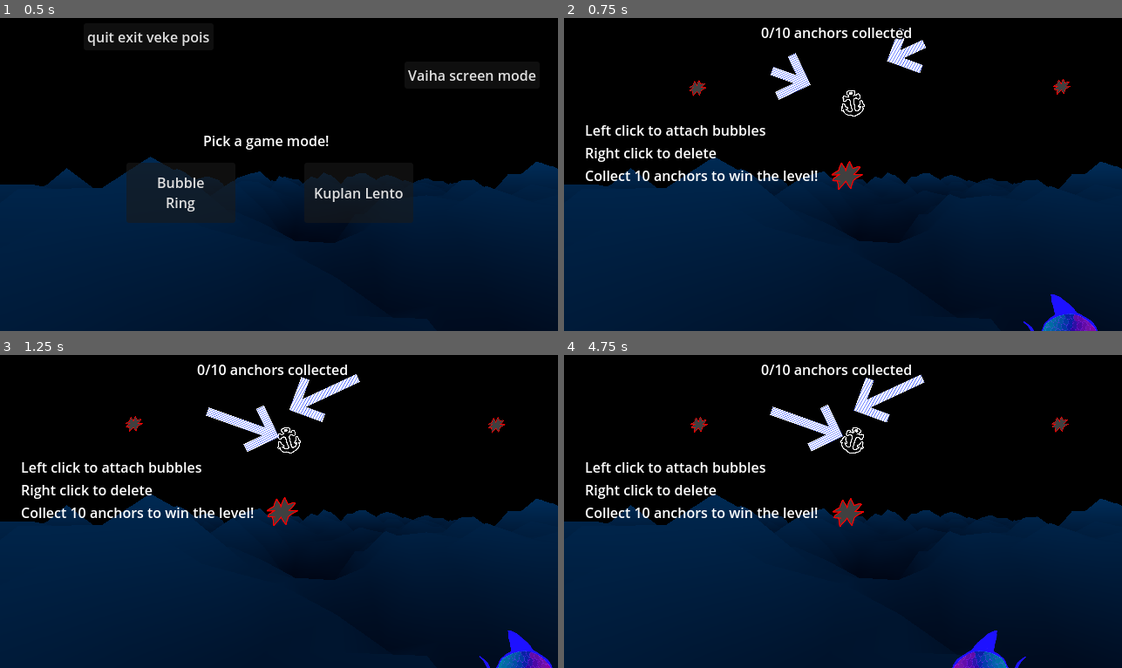
Above: before the commit, frames 1-4 (two rows, left to right).
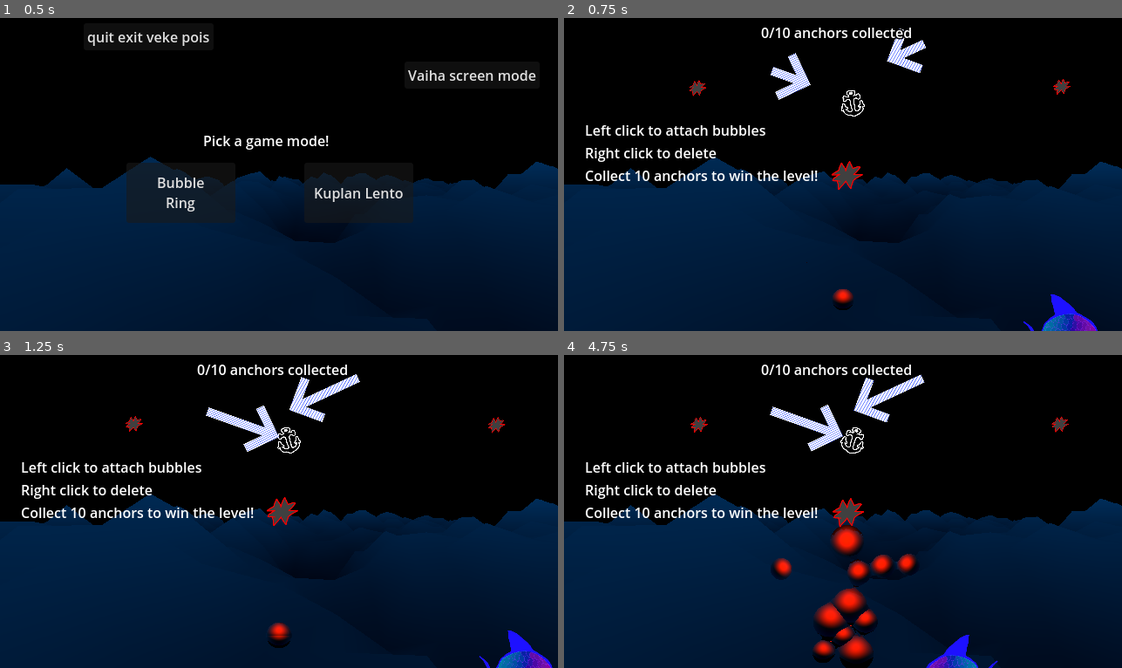
Above: after the commit, the same moments.

Repository: Raattis/ggj25
Game: Godot game, scene res://paavalikko.tscn
Two runs of this game, one before a commit and one after it. Both use one fixed random seed, a clock stepped at 60 frames per second and the inputs below. The engine's default icon, where the game draws it, is replaced by a stand-in: a white triangle on a blue panel in a dark square.
Inputs (mouse positions are in pixels of both pictures, inside the frame that each line leads up to):
- Up to frame 1 (0.5 s): no input
- Up to frame 2 (0.75 s): click "Bubble Ring" at 0.5 s
- Up to frame 3 (1.25 s): no input
- Up to frame 4 (4.75 s): tap Enter every 0.75 s from 1.25 to 4.25 s; move the mouse to (965, 495) at 1.27 s; hold Down (alas) 1.28-2 s; click (965, 495) at 1.42 s; drag from (731, 527) to (854, 442) at 2.02 s; move the mouse to (898, 442) at 2.77 s; hold E (kierräplus) 2.78-3.5 s; click (898, 442) at 2.92 s; drag from (815, 574) to (809, 420) at 3.52 s; move the mouse to (1010, 558) at 4.27 s; hold Tab (mode_switch) from 4.28 s (still down); click (1010, 558) at 4.42 s

Frame 1 is identical in both runs. In frame 2, 0.2% of the frame differs, in the area x 43-52%, y 77-94%; in frame 3, 0.2%; in frame 4, 4.1%, in the area x 37-83%, y 54-100%.
Error before the commit: Parse Error: Identifier "liike_nopeus" not declared in the current scope. (res://riku/cluster.gd:56)

Commit message:
undo deleted shit

Diff:
--- a/godot-project/riku/cluster.gd
+++ b/godot-project/riku/cluster.gd
@@ -8,6 +8,9 @@
 const POKS := preload("res://vesa/poks.tscn")
 var kulkee = false
 var liiku_napein = false
+var liike_nopeus = 500.0
+var kierto_nopeus = 10000.0
+
 var anchors_collected := 0
 
 func _ready():
@@ -111,22 +114,24 @@
 	impulse_cooldown -= 1
 	if impulse_cooldown < 0 and state.get_contact_count() > 0:
 		var pos := state.get_contact_collider_position(0)
-		var closest :CollisionShape2D= null
-		var closest_dist :float= INF
-		var closest_pos := Vector2(0,0)
-		for child in get_children() as Array[Node2D]:
-			var dist := (child.global_position - pos).length_squared()
-			if dist < closest_dist:
-				closest = child
-				closest_dist = dist
-				closest_pos = child.global_position
-		ripple_delete(closest)
-		#var offset := closest_pos - center_of_mass_global
-		apply_impulse((closest_pos - center_of_mass_global).normalized() * -impulse_magnitude, closest_pos)
-		#apply_torque_impulse(offset
-		#angular_velocity = atan2(closest_pos.y - center_of_mass_global.y, closest_pos.x - center_of_mass_global.x)
-		angular_velocity = clampf(angular_velocity, -max_angular_velocity, max_angular_velocity)
-		impulse_cooldown = 10
+		var obj := state.get_contact_collider_object(0)
+		if obj is StaticBody2D:
+			var closest :CollisionShape2D= null
+			var closest_dist :float= INF
+			var closest_pos := Vector2(0,0)
+			for child in get_children() as Array[Node2D]:
+				var dist := (child.global_position - pos).length_squared()
+				if dist < closest_dist:
+					closest = child
+					closest_dist = dist
+					closest_pos = child.global_position
+			ripple_delete(closest)
+			#var offset := closest_pos - center_of_mass_global
+			apply_impulse((closest_pos - center_of_mass_global).normalized() * -impulse_magnitude, closest_pos)
+			#apply_torque_impulse(offset
+			#angular_velocity = atan2(closest_pos.y - center_of_mass_global.y, closest_pos.x - center_of_mass_global.x)
+			angular_velocity = clampf(angular_velocity, -max_angular_velocity, max_angular_velocity)
+			impulse_cooldown = 10
 	if kamera:
 		add_child(kamera)
 
@@ -140,10 +145,14 @@
 	queue_free()
 
 func _on_body_entered(body: Node2D):
+	var sb = body as StaticBody2D
+	if not sb:
+		return
 	if (body as StaticBody2D).collision_layer & (1<<3) != 0:
 		destroy()
 	if (body as StaticBody2D).collision_layer & (1<<4) != 0:
 		get_parent().get_parent().find_child("the kalanen").etippä_toi(self);
+		print("Voittoon mentiin ", anchors_collected, " ankkurin kanssa.")
 		GameManager.anchors_collected += anchors_collected
 
 
@@ -176,3 +185,9 @@
 			closest_dist = dist
 			closest_child = child
 	ripple_delete(closest_child)
+
+func _input(event):
+	if event.is_pressed():
+		if event.as_text() == "C":
+			# cheats
+			liiku_napein = true
